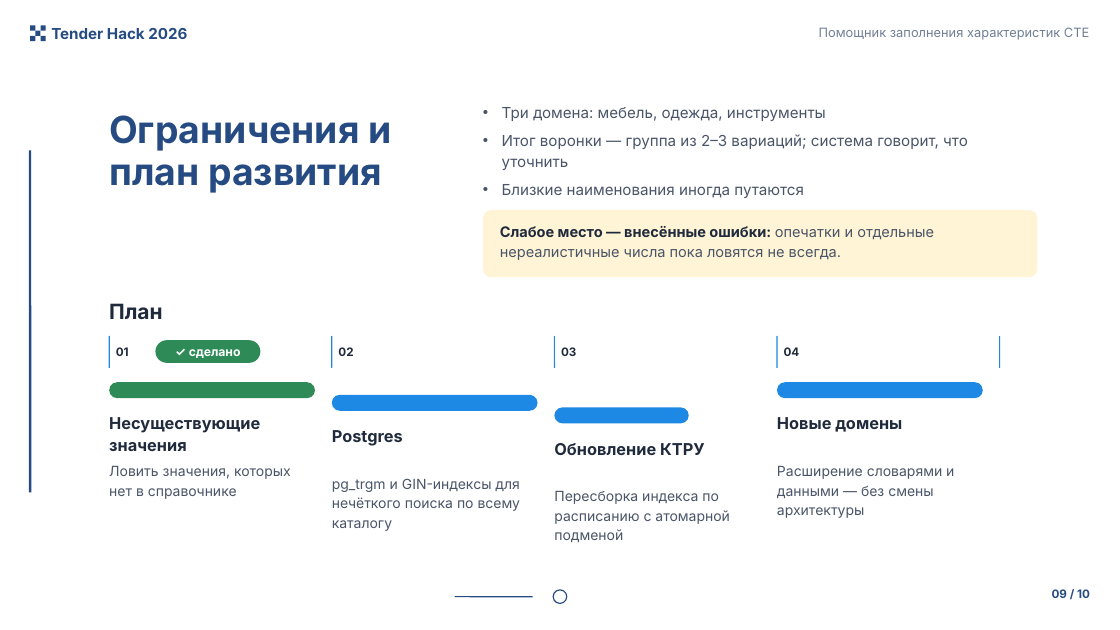
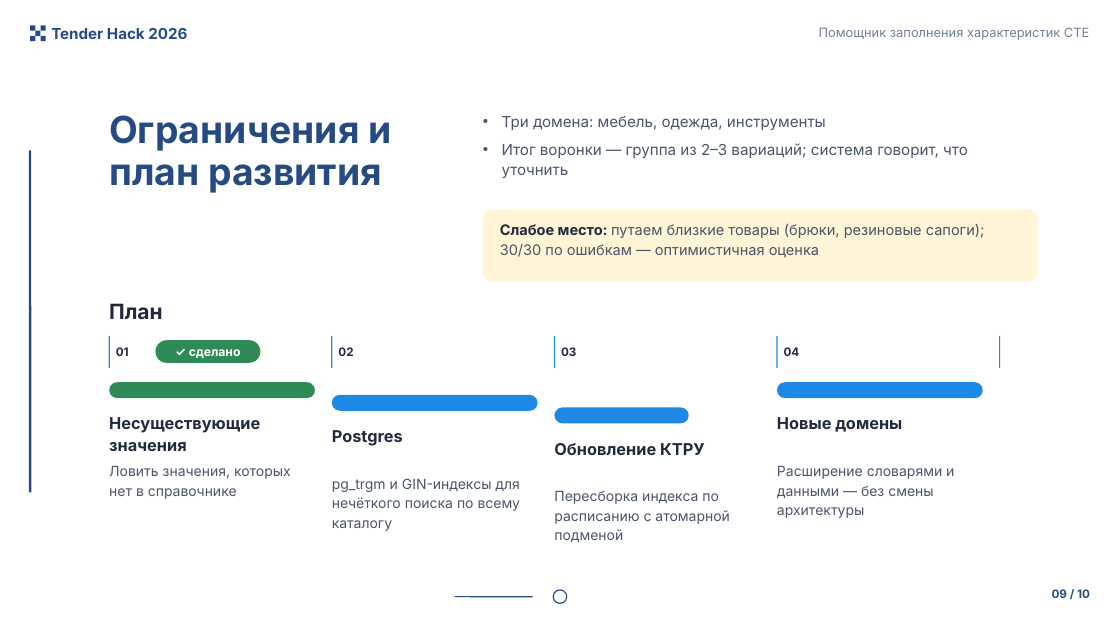
Before and after one commit to Telman3000/Tender-Hack-2026-based-on-bots-, a slide deck: slide 9 of docs/presentation_7min.pptx. Drawn at 1120x630 pixels with LibreOffice and Linux fonts; fonts in the diff are those of the drawing. Boxes give left, top, right and bottom in pixels: in the first picture for what was removed or moved away, otherwise in the second. Text is boxed around its words. In the diff, an @@ line names an element or a change of style, - is before the commit and + after.

```diff
--- a/docs/presentation_7min.pptx
+++ b/docs/presentation_7min.pptx
@@ text "Три домена: мебель, одежда, инструменты" moved from (x1=502, y1=107, x2=968, y2=198) to (x1=502, y1=116, x2=968, y2=178) @@
@@ text at (x1=502, y1=184, x2=804, y2=198): paragraph removed @@
-• Близкие наименования иногда путаются
@@ rounded rectangle resized from (x1=483, y1=210, x2=1038, y2=277) to (x1=483, y1=210, x2=1038, y2=281) @@
@@ text at (x1=500, y1=223, x2=985, y2=257): text changed @@
-Слабое место — внесённые ошибки: опечатки и отдельные нереалистичные числа пока ловятся не всегда.
+Слабое место: путаем близкие товары (брюки, резиновые сапоги); 30/30 по ошибкам — оптимистичная оценка
```
Also in this commit, not shown: 1 other slide changed, 8 other files.
